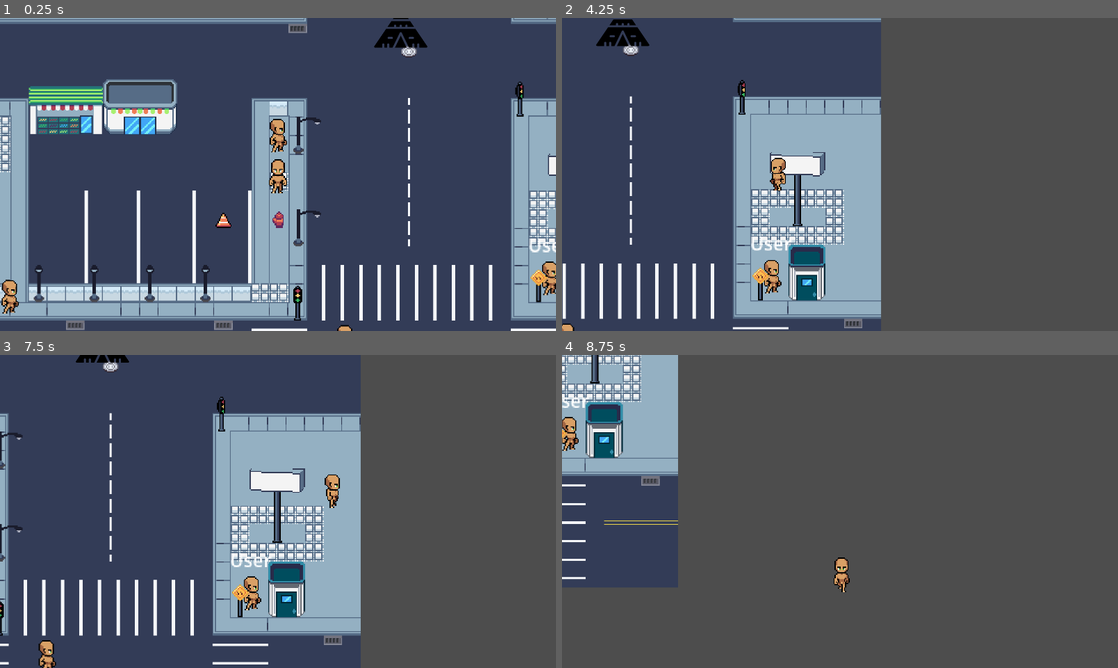
Above: before the commit, frames 1-4 (two rows, left to right).
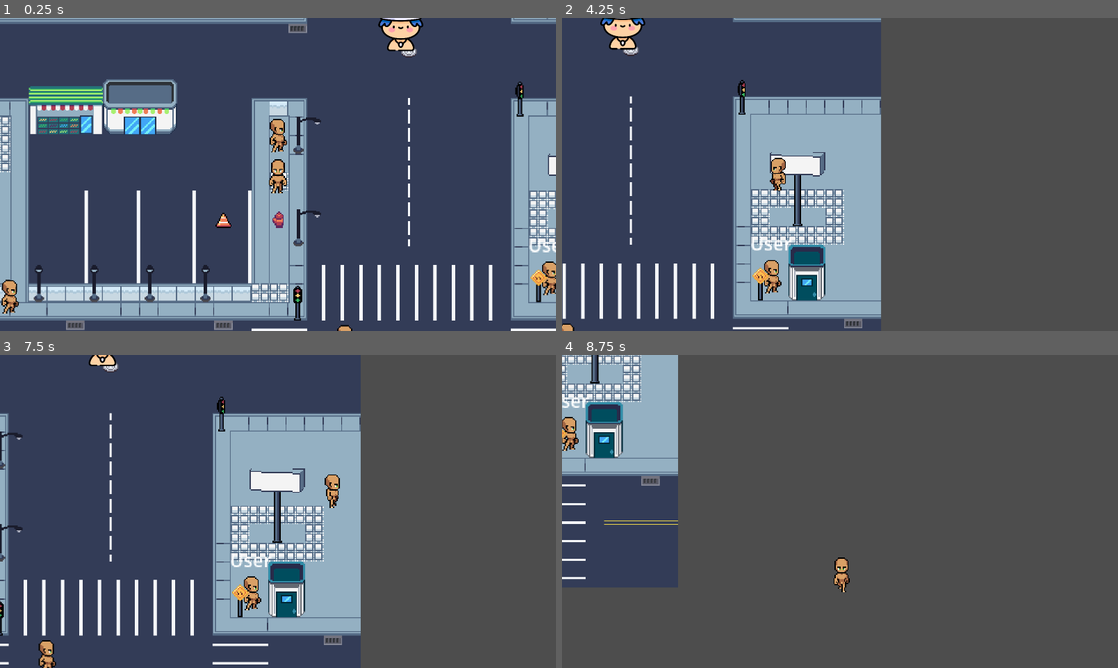
Above: after the commit, the same moments.

Repository: hoaxnt/envelhope-beta
Game: Godot game, scene res://Scenes/chapters/chapter_2.tscn
Same seed, same stepped clock (60 frames per second), same inputs: the game is played once before the commit and once after it. This scene is started directly instead of the project's main scene.
Inputs:
- Up to frame 1 (0.25 s): no input
- Up to frame 2 (4.25 s): hold Right (ui_right) 0.53-1.28 s; tap E (interact) at 0.6, 2.1, 3.6 s; hold Down (ui_down) 1.28-2.03 s; tap Shift at 1.35, 2.85 s; hold Right (ui_right) 2.03-2.78 s; hold Up (ui_up) 2.78-3.53 s; hold Left (ui_left) from 3.53 s (still down)
- Up to frame 3 (7.5 s): tap Shift at 4.35, 5.85, 7.35 s; release Left (ui_left) at 5.03 s; hold Down (ui_down) 5.03-5.78 s; tap E (interact) at 5.1, 6.6 s; hold Right (ui_right) 5.78-6.53 s; hold Up (ui_up) 6.53-7.28 s; hold Right (ui_right) from 7.28 s (still down)
- Up to frame 4 (8.75 s): release Right (ui_right) at 8.03 s; hold Down (ui_down) from 8.03 s (still down); tap E (interact) at 8.1 s

The runs differ from the first frame. In frame 1, 0.7% of the frame differs, in the area x 67-77%, y 0-11%; in frame 2, 0.7%; in frame 3, 0.2%; in frame 4, nothing differs.
Error in both runs: Attempt to call function 'get_child' in base 'null instance' on a null instance. (res://Scripts/characters/npc_plaza/blind_vendor/blind_vendor.gd:13)

Commit message:
minor fixes

Diff:
--- a/Scenes/chapters/chapter_2.tscn
+++ b/Scenes/chapters/chapter_2.tscn
@@ -7,8 +7,8 @@
 [ext_resource type="PackedScene" uid="uid://cp647drb6trig" path="res://Scenes/characters/npc_plaza/street_performer.tscn" id="5_g2xa2"]
 [ext_resource type="PackedScene" uid="uid://7ig7qjivgr7b" path="res://Scenes/characters/npc_plaza/guard.tscn" id="6_2w64o"]
 [ext_resource type="PackedScene" uid="uid://dmwar6r6bslj7" path="res://Scenes/characters/npc_plaza/blind_vendor.tscn" id="7_165o0"]
-[ext_resource type="Texture2D" uid="uid://kbpbqou3jamk" path="res://Assets/Images/icon.PNG" id="8_cf2n5"]
 [ext_resource type="Script" uid="uid://bhhbamp0p1qam" path="res://Scenes/chapters/button.gd" id="8_ei26i"]
+[ext_resource type="Texture2D" uid="uid://cpbtkre5gs8oo" path="res://Assets/Images/icon.png" id="8_q4xdi"]
 
 [sub_resource type="Curve2D" id="Curve2D_g2xa2"]
 _data = {
@@ -68,7 +68,7 @@
 [node name="Sprite2D" type="Sprite2D" parent="Node2D"]
 position = Vector2(2, -6)
 scale = Vector2(0.09707909, 0.08844972)
-texture = ExtResource("8_cf2n5")
+texture = ExtResource("8_q4xdi")
 
 [node name="CanvasLayer" type="CanvasLayer" parent="."]
 
--- a/project.godot
+++ b/project.godot
@@ -13,8 +13,8 @@
 config/name="Envelhope (Beta)"
 run/main_scene="res://Scenes/maps/locations/island.tscn"
 config/features=PackedStringArray("4.5", "GL Compatibility")
-boot_splash/image="uid://bcnebtixkonl"
-config/icon="uid://bcnebtixkonl"
+boot_splash/image="uid://cpbtkre5gs8oo"
+config/icon="uid://cpbtkre5gs8oo"
 
 [display]
 
Binary file changed: Assets/Images/icon.PNG
Not shown, changed: Assets/Images/icon.PNG.import
